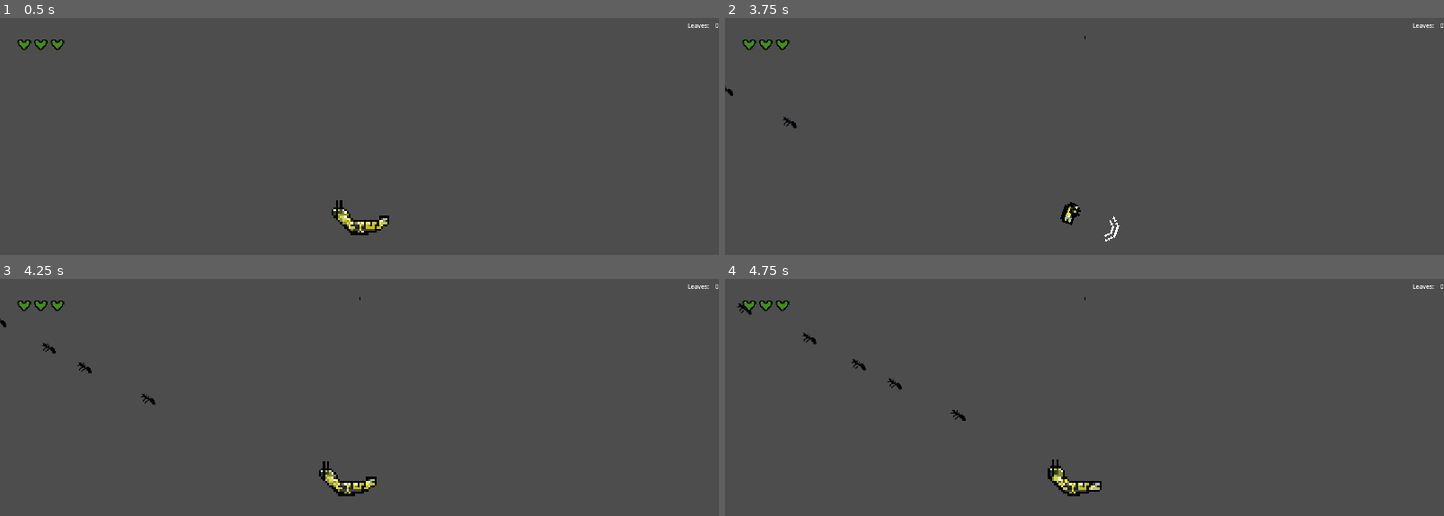
Above: before the commit, frames 1-4 (two rows, left to right).
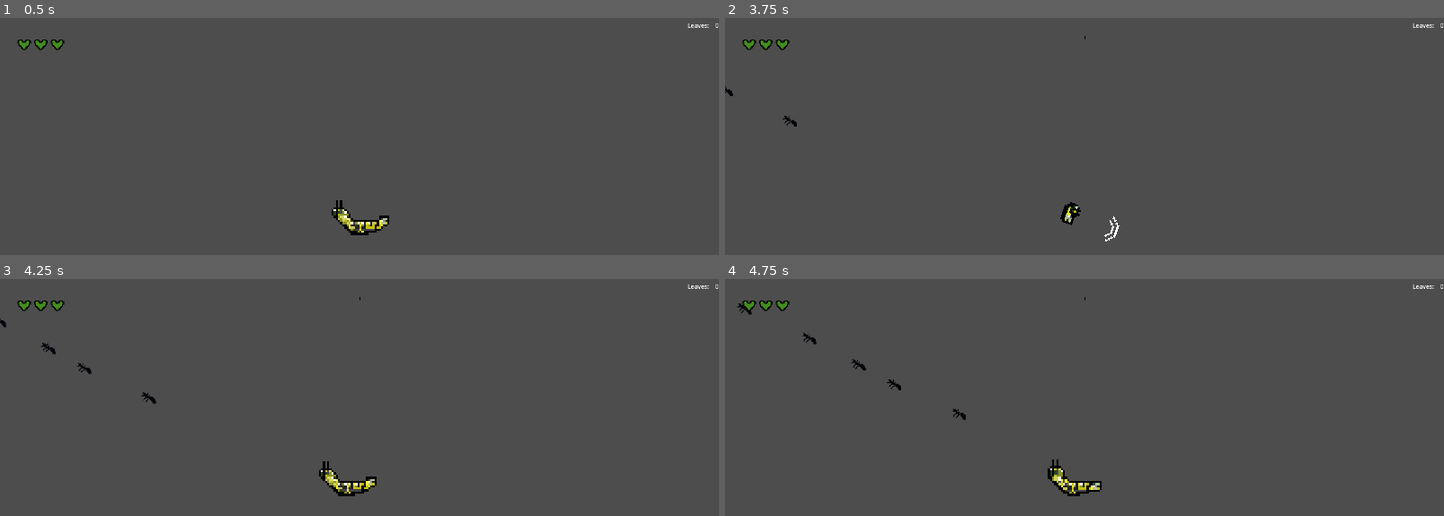
Above: after the commit, the same moments.

Repository: Armand-Alvarez/metamorphosis---jam-77
Game: Godot game, scene res://src/scenes/game.tscn
The game is run twice, just before and just after one commit, with the same random seed, the same clock (stepped at 60 frames per second) and the same inputs.
Inputs (mouse positions are in pixels of both pictures, inside the frame that each line leads up to):
- Up to frame 1 (0.5 s): no input
- Up to frame 2 (3.75 s): tap Enter at 0.5 s; move the mouse to (1242, 200) at 0.52 s; hold D (move_right) 0.53-1.28 s; tap Space (spawn_mob) at 0.6, 1.55, 2.1, 2.85 s; move the mouse to (940, 240) at 1.27 s; hold S (move_down) 1.28-2.03 s; click (940, 240) at 1.35 s; move the mouse to (1156, 131) at 2.02 s; hold D (move_right) 2.03-2.78 s; move the mouse to (outside the picture) at 2.77 s; hold W (move_up) 2.78-3.53 s; move the mouse to (outside the picture) at 3.52 s; press the mouse at (outside the picture) at 3.53 s; hold A (move_left) from 3.53 s (still down)
- Up to frame 3 (4.25 s): keep holding A (move_left); tap Space (spawn_mob) at 3.8 s
- Up to frame 4 (4.75 s): keep holding A (move_left); move the mouse to (868, 421) at 4.27 s; release the mouse at (868, 421) at 4.28 s; tap Space (spawn_mob) at 4.35 s

Frame 1 is identical in both runs. In frame 2, less than 0.1% of the frame differs, in the area x 0-10%, y 28-47%; in frame 3, less than 0.1%, in the area x 5-22%, y 26-54%; in frame 4, less than 0.1%.

Commit message:
Refactor game scene and script: change Node2D to Node, rename methods for consistency

Diff:
--- a/src/scenes/game.tscn
+++ b/src/scenes/game.tscn
@@ -7,15 +7,11 @@
 
 [sub_resource type="StyleBoxEmpty" id="StyleBoxEmpty_uwvwq"]
 
-[node name="Game" type="Node2D"]
+[node name="Game" type="Node"]
 script = ExtResource("1_h2th1")
 
 [node name="CharacterBody2D" parent="." instance=ExtResource("1_ftrwu")]
 position = Vector2(960, 540)
-
-[node name="Camera2D" type="Camera2D" parent="CharacterBody2D"]
-position_smoothing_enabled = true
-position_smoothing_speed = 7.0
 
 [node name="GUICanvasLayer" type="CanvasLayer" parent="."]
 
--- a/src/scripts/game.gd
+++ b/src/scripts/game.gd
@@ -1,5 +1,5 @@
 class_name Game
-extends Node2D
+extends Node
 
 
 const mobs = {
@@ -10,23 +10,17 @@
 
 
 func _ready() -> void:
-	set_up_signal_bus_connections()
+	_set_up_signal_bus_connections()
 	leaves = 0
 
 
 func _process(_delta: float) -> void:
-	handle_input()
+	_handle_input()
 
-func set_up_signal_bus_connections() -> void:
+
+func _set_up_signal_bus_connections() -> void:
 	SignalBus.drop_leaves.connect(_on_leaves_dropped)
 	SignalBus.leaf_picked_up.connect(_on_leaf_picked_up)
-
-func handle_input() -> void:
-	if Input.is_action_just_pressed("spawn_mob"):
-		var random_marker = $CharacterBody2D/AIAttackPoints.get_children(true).pick_random()
-		var mob = mobs.get("black_ant").instantiate()
-		mob.marker = random_marker
-		add_child(mob)
 
 
 func _on_leaf_picked_up() -> void:
@@ -44,3 +38,11 @@
 
 func _on_ult_progress_timer_timeout() -> void:
 	$GUICanvasLayer/TextureProgressBar.value += 1
+
+
+func _handle_input() -> void:
+	if Input.is_action_just_pressed("spawn_mob"):
+		var random_marker = $CharacterBody2D/AIAttackPoints.get_children(true).pick_random()
+		var mob = mobs.get("black_ant").instantiate()
+		mob.marker = random_marker
+		add_child(mob)
